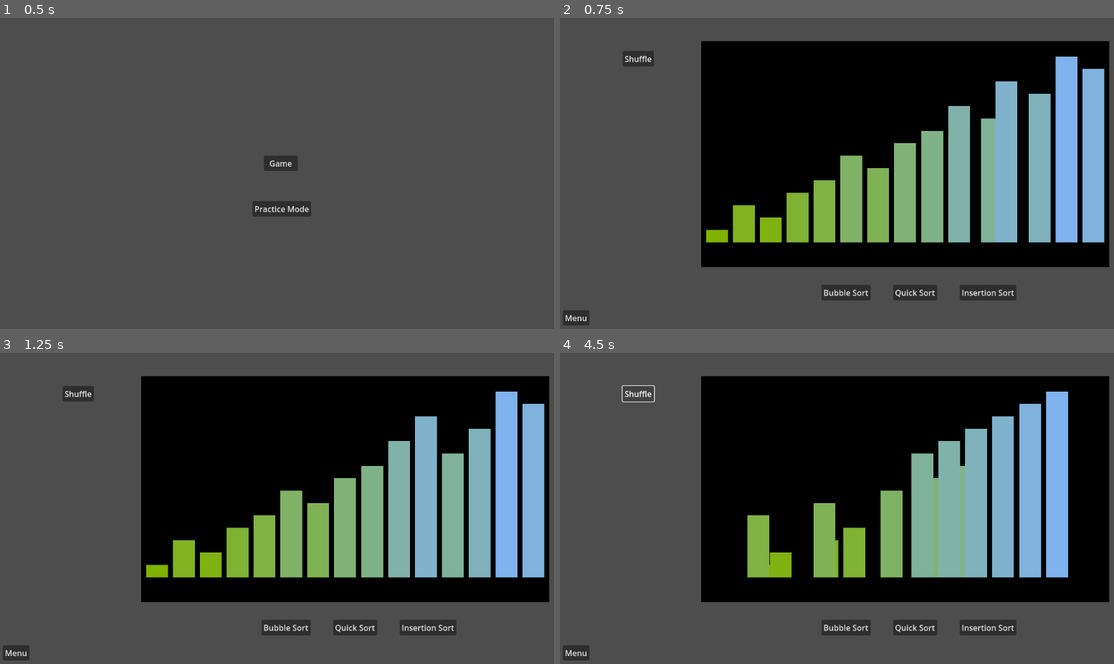
Above: before the commit, frames 1-4 (two rows, left to right).
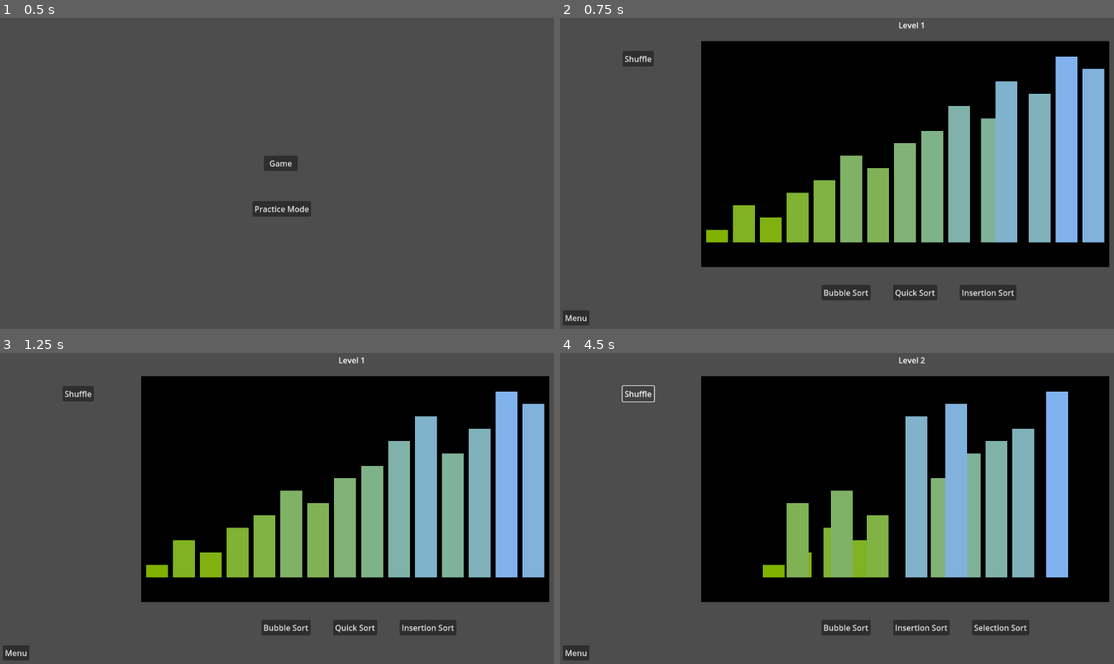
Above: after the commit, the same moments.

Repository: jematson/CS471ChappellChase
Game: Godot game, scene res://scenes/main_menu.tscn
Same seed, same stepped clock (60 frames per second), same inputs: the game is played once before the commit and once after it.
Inputs (mouse positions are in pixels of both pictures, inside the frame that each line leads up to):
- Up to frame 1 (0.5 s): no input
- Up to frame 2 (0.75 s): click "Game" at 0.5 s
- Up to frame 3 (1.25 s): no input
- Up to frame 4 (4.5 s): click "Bubble Sort" at 1.25 s; click "Quick Sort" at 2 s; click "Insertion Sort" at 2.75 s; click (1003, 626) at 3.5 s, where only the run after the commit has a clickable "Selection Sort"; click "Shuffle" at 4.25 s

Frame 1 is identical in both runs. In frame 2, less than 0.1% of the frame differs, in the area x 61-66%, y 1-4%; in frame 3, less than 0.1%; in frame 4, 18%, in the area x 33-87%, y 1-91%.

Commit message:
Add transition between Level 1 and Level 2 when stairs sorted

Diff:
--- a/StairRect.gd
+++ b/StairRect.gd
@@ -7,5 +7,6 @@
 var height: float
 var speed: float = 400.0
 
+
 func _process(delta):
 	position = position.move_toward(target_pos, speed * delta)
--- a/scenes/level.tscn
+++ b/scenes/level.tscn
@@ -18,4 +18,11 @@
 offset_bottom = 641.0
 text = "Menu"
 
+[node name="LevelLabel" type="Label" parent="."]
+offset_left = 681.0
+offset_top = 23.0
+offset_right = 735.0
+offset_bottom = 46.0
+text = "Level 0"
+
 [connection signal="pressed" from="MenuButton" to="." method="_on_menu_button_pressed"]
--- a/source/algorithm_executer.gd
+++ b/source/algorithm_executer.gd
@@ -1,10 +1,18 @@
 extends Node2D
+
+signal sorted
 
 const InsertionSort = preload("insertion_sort.gd")
 const SelectionSort = preload("res://source/selection_sort.gd")
 var num_stairs = 15
 var stair_heights = []
+
 @onready var display = $StairDisplay
+
+
+func reset():
+	stair_heights = []
+	display.empty()
 
 
 func initialize_stairs(num_stairs, start_shuffle) -> void:
@@ -32,10 +40,12 @@
 				display.update_stair_positions(stair_heights)
 
 				await get_tree().create_timer(0.3).timeout
+	emit_signal("sorted")
 
 
 func call_quicksort():
 	quicksort(stair_heights, 0, stair_heights.size() - 1)
+	emit_signal("sorted")
 
 
 func call_insertionsort():
@@ -45,12 +55,14 @@
 		func(array: Array, i, j): swap(array, i, j),
 		self
 	)
+	emit_signal("sorted")
 
 
 func call_selectionsort():
 	await SelectionSort.selection_sort(
 		stair_heights, func(array: Array, i, j): swap(array, i, j), self
 	)
+	emit_signal("sorted")
 
 
 func partition(array, low, high):
--- a/source/insertion_sort.gd
+++ b/source/insertion_sort.gd
@@ -1,9 +1,7 @@
 extends RefCounted
 
 
-static func insertion_sort(
-	stair_heights: Array, update_stairs: Callable, swap: Callable, node: Node
-):
+static func insertion_sort(stair_heights: Array, update_stairs: Callable, swap: Callable, node: Node):
 	for i in range(stair_heights.size()):
 		for j in range(stair_heights.size()):
 			if stair_heights[j] > stair_heights[i]:
--- a/source/level.gd
+++ b/source/level.gd
@@ -1,36 +1,74 @@
 extends Node2D
 
 # Level Starting Conditions
+var level_number = 1
 var num_stairs = 15
+var stair_start = []
+var algorithm_options = []
 
-var stair_start = [
-	1,
-	3,
-	2,
-	4,
-	5,
-	7,
-	6,
-	8,
-	9,
-	11,
-	13,
-	10,
-	12,
-	15,
-	14,
-]
-var algorithm_options = [
-	"BubbleSortButton",
-	"QuickSortButton",
-	"InsertionSortButton",
-]
+var levels = {
+	1:
+	[
+		[
+			1,
+			3,
+			2,
+			4,
+			5,
+			7,
+			6,
+			8,
+			9,
+			11,
+			13,
+			10,
+			12,
+			15,
+			14,
+		],
+		[
+			"BubbleSortButton",
+			"QuickSortButton",
+			"InsertionSortButton",
+		]
+	],
+	2:
+	[
+		[
+			1,
+			2,
+			13,
+			4,
+			14,
+			5,
+			6,
+			7,
+			8,
+			9,
+			3,
+			10,
+			11,
+			12,
+			15,
+		],
+		[
+			"BubbleSortButton",
+			"InsertionSortButton",
+			"SelectionSortButton",
+		]
+	]
+}
 
 @onready var executor = $AlgorithmExecuter
 @onready var button = $AlgorithmMenu
+@onready var label = $LevelLabel
 
 
 func _ready():
+	label.text = "Level " + str(level_number)
+	stair_start = levels[1][0]
+	algorithm_options = levels[1][1]
+	executor.sorted.connect(self.new_level)
 	button.shuffle.connect(executor.shuffle_stairs)
 	button.bubble.connect(executor.bubble_sort)
 	button.quick.connect(executor.call_quicksort)
@@ -43,3 +81,16 @@
 
 func _on_menu_button_pressed() -> void:
 	get_tree().change_scene_to_file("res://scenes/main_menu.tscn")
+
+
+func new_level():
+	level_number += 1
+	if level_number > 2:
+		level_number = 1
+	print("New level: ", level_number)
+	label.text = "Level " + str(level_number)
+	executor.reset()
+	stair_start = levels[level_number][0]
+	algorithm_options = levels[level_number][1]
+	button.button_options(algorithm_options)
+	executor.initialize_stairs(num_stairs, stair_start)
--- a/source/stair_display.gd
+++ b/source/stair_display.gd
@@ -7,6 +7,14 @@
 @onready var bg_height = background.size[1]
 @onready var bg_width = background.size[0]
 @onready var bottom_floor = bg_position[1] + bg_height - 50
+
+
+func empty():
+	current_stairs = []
+	indices = []
+	var children = get_children()
+	for i in range(children.size() - 1):
+		children[i + 1].queue_free()
 
 
 func draw_stairs(stair_array) -> void:
Not shown: 1 places in scenes/level.tscn that only renumber resources
